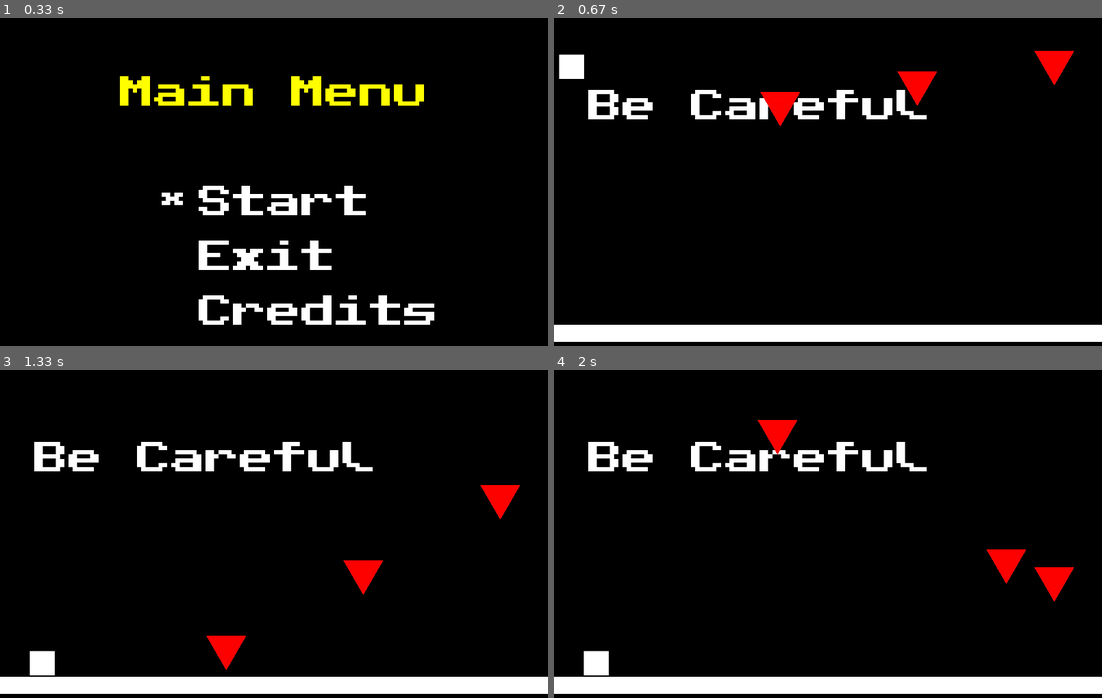
Above: before the commit, frames 1-4 (two rows, left to right).
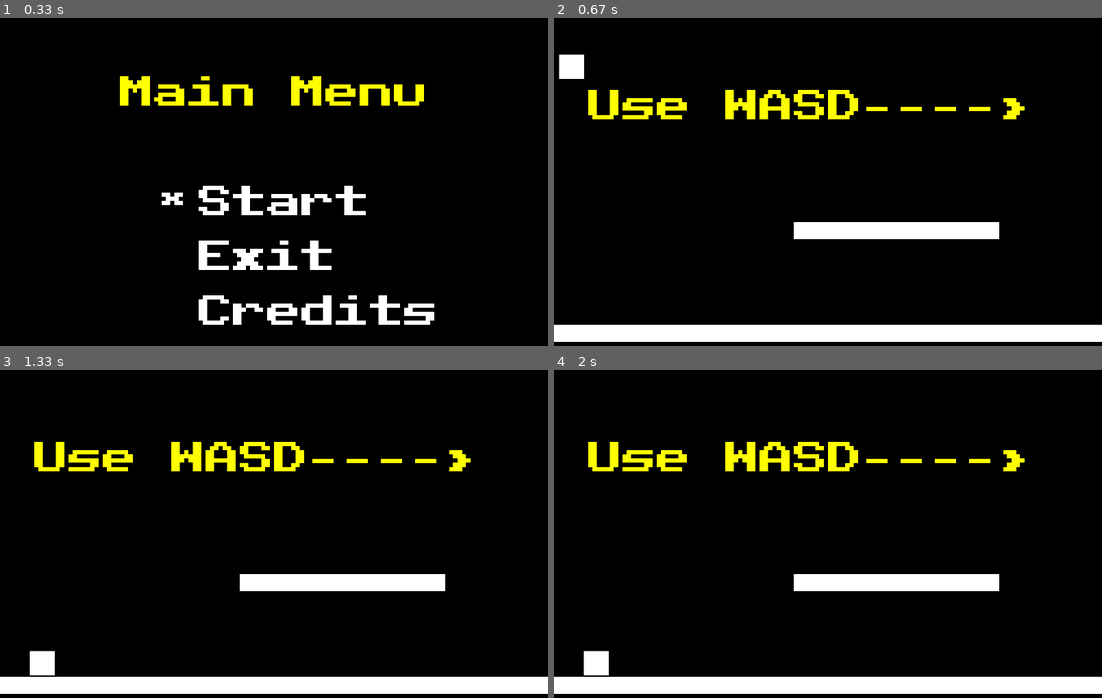
Above: after the commit, the same moments.

Repository: beepboopblap/Platform-Game-Pygame
Game: pygame game, started from main.py
Two runs of this game, one before a commit and one after it. Both use one fixed random seed, a clock stepped at 60 frames per second and the inputs below.
Inputs:
- Up to frame 1 (0.33 s): no input
- Up to frame 2 (0.67 s): tap Enter at 0.33 s
- Up to frame 3 (1.33 s): hold D from 1.17 s (still down)
- Up to frame 4 (2 s): release D at 1.63 s; hold A from 1.67 s (still down)

Frame 1 is identical in both runs. In frame 2, 6.4% of the frame differs, in the area x 6-95%, y 10-68%; in frame 3, 6.5%; in frame 4, 6.6%, in the area x 6-95%, y 15-71%.

Commit message:
Update main.py

Diff:
--- a/main.py
+++ b/main.py
@@ -181,7 +181,7 @@
                 elif event.key == K_RETURN:
                     if point == 0:
                         pop_sfx.play()
-                        level_4 = True
+                        level_1 = True
                         start_screen = False
                     elif point == 1:
                         pygame.quit()
